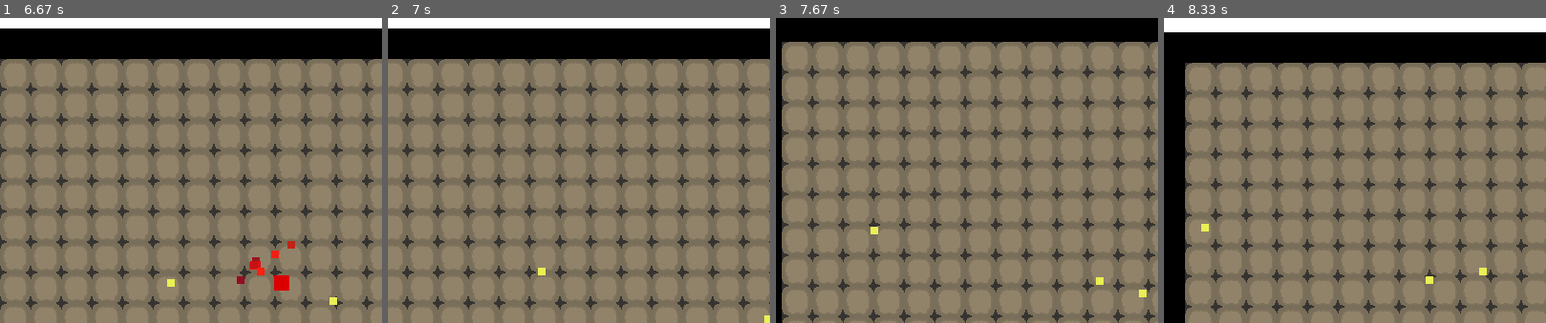
Above: before the commit, frames 1-4 (left to right).
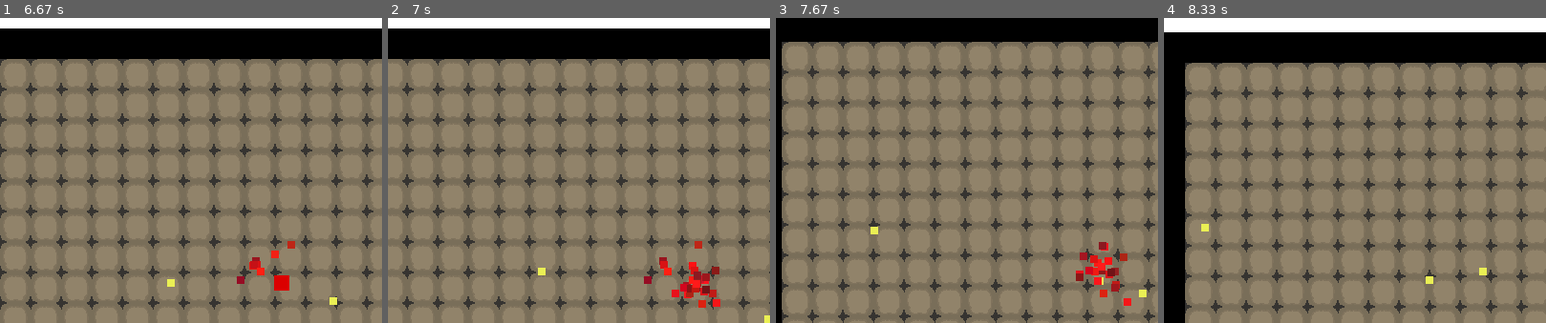
Above: after the commit, the same moments.

Repository: FRadford/pygame-systems
Game: pygame game, started from examples/simple/top_down.py
Two runs of this game, one before a commit and one after it. Both use one fixed random seed, a clock stepped at 60 frames per second and the inputs below.
Inputs (mouse positions are % of the whole screen's width and height, from its top left):
- Up to frame 1 (6.67 s): press the mouse at (82, 47) at 0.37 s; move the mouse to (66, 52) at 0.47 s; release the mouse at (50, 57) at 0.6 s; hold D 0.67-1.13 s; click (26, 51) at 0.75 s; hold W 1.17-1.47 s; click (19, 73) at 1.25 s; hold D 1.5-1.97 s; click (62, 59) at 1.58 s; hold A 2-2.53 s; click (26, 30) at 2.08 s; hold S 2.57-2.87 s; click (51, 61) at 2.65 s; hold A 2.9-3.3 s; click (88, 88) at 2.98 s; hold W 3.33-3.7 s; click (34, 17) at 3.42 s; hold D 3.73-4.37 s; click (85, 76) at 3.82 s; hold S 4.4-4.77 s; click (86, 42) at 4.48 s; hold A 4.8-5.27 s; click (18, 37) at 4.88 s; hold D 5.3-5.77 s; click (20, 16) at 5.38 s; hold W 5.8-6.1 s; click (26, 68) at 5.88 s; hold D 6.13-6.6 s; click (28, 32) at 6.22 s; hold A from 6.63 s (still down)
- Up to frame 2 (7 s): keep holding A; click (28, 42) at 6.72 s
- Up to frame 3 (7.67 s): release A at 7.17 s; hold S 7.2-7.5 s; click (28, 32) at 7.28 s; hold A from 7.53 s (still down); click (19, 56) at 7.62 s
- Up to frame 4 (8.33 s): release A at 7.93 s; hold W from 7.97 s (still down); click (85, 49) at 8.05 s
The pictures show only the part of the screen within x 0-50%, y 1-51%; the shares and areas given below are measured in that part.

Frame 1 is identical in both runs. In frame 2, 1.0% of the frame differs, in the area x 67-87%, y 73-95%; in frame 3, 0.8%; in frame 4, nothing differs.

Commit message:
Blood persists after sprite death

Diff:
--- a/examples/simple/extend/entities.py
+++ b/examples/simple/extend/entities.py
@@ -73,7 +73,8 @@
 
     def update(self, colliders, surface, cam):
         systems.entities.Enemy.update(self, colliders, surface, cam)
-        self.move_towards(self.target, colliders)
+        if self.health > 0:
+            self.move_towards(self.target, colliders)
 
     def move_towards(self, target, colliders):
         dx, dy = self.rect.centerx - target.rect.centerx, self.rect.centery - target.rect.centery
--- a/examples/simple/top_down.py
+++ b/examples/simple/top_down.py
@@ -80,13 +80,14 @@
         main_cam.update(player)
 
         for sprite in all_sprites:
-            try:
-                for bullet in sprite.bullets:
-                    screen.blit(bullet.image, main_cam.apply(bullet))
-            except AttributeError:
-                pass
-            finally:
-                screen.blit(sprite.image, main_cam.apply(sprite))
+            if sprite.health > 0:
+                try:
+                    for bullet in sprite.bullets:
+                        screen.blit(bullet.image, main_cam.apply(bullet))
+                except AttributeError:
+                    pass
+                finally:
+                    screen.blit(sprite.image, main_cam.apply(sprite))
 
         all_sprites.update(colliders, screen, main_cam)
 
--- a/systems/entities.py
+++ b/systems/entities.py
@@ -36,7 +36,7 @@
         self.x_speed_buffer = 0
         self.y_speed_buffer = 0
 
-        self.health = 0
+        self.health = 1
         self.hurt_bool = False
         self.blood = 50
         self.hurt_blood = round(self.blood / 4)
@@ -115,8 +115,7 @@
             pass
 
         if self.health <= 0:
-            # TODO: come up with a system to draw particles and bullets after death of sprite
-            self.kill()
+            self.remove(self.groups()[0])
             num_particles = self.gaussian(self.blood, 4)
         self.particles.add(*[Particle(self.rect.x, self.rect.y, (200, 25, 25), 50) for _ in range(num_particles)])
 
@@ -129,6 +128,9 @@
             self.rotate(self.angle)
             self.hurt_bool = False
             self.hurt_time = self.base_hurt_time
+
+        if self.health <= 0 and len(self.particles) == 0:
+            self.kill()
 
 
 class Particle(Entity):
